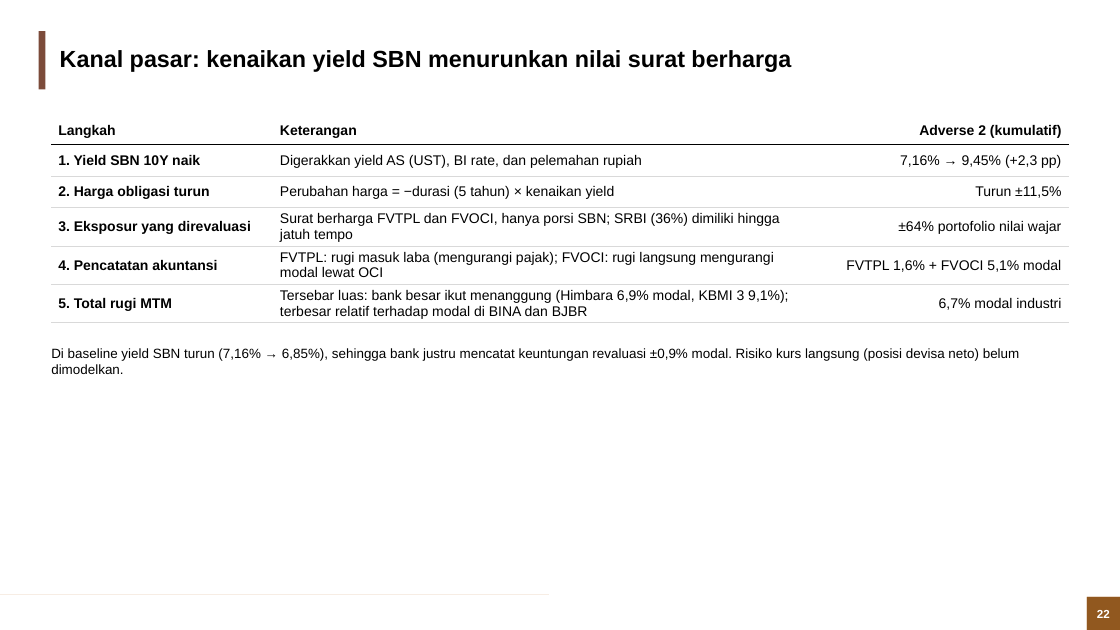
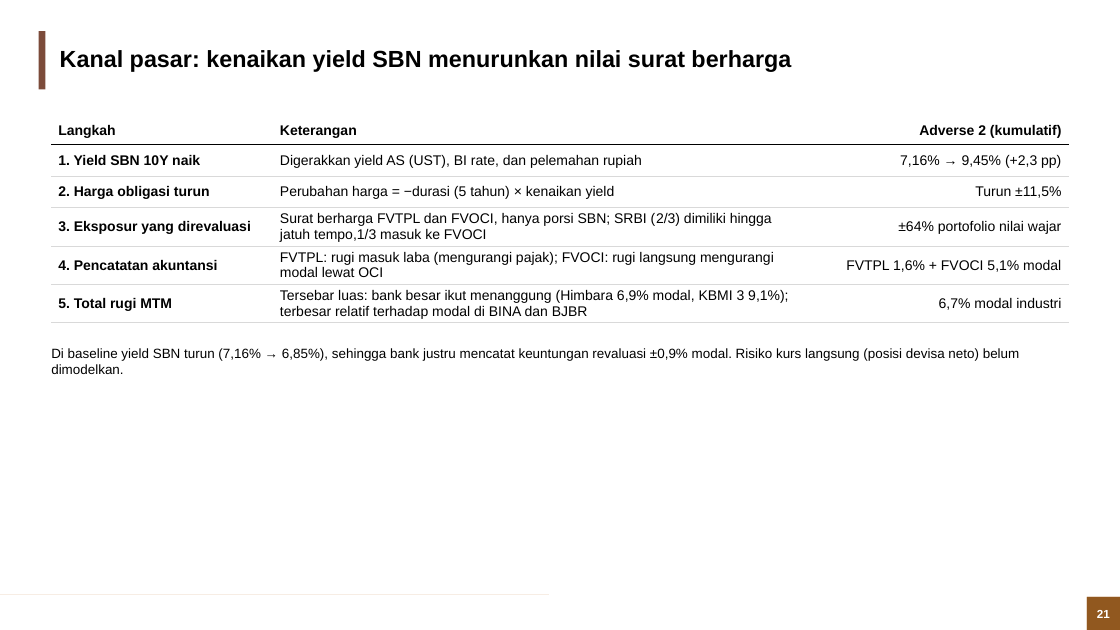
Before and after one commit to muhamadhaikal128/banking-stress-test, a slide deck: slide 21 of Banking Stress Test (Solvency).pptx (slide 22 before the commit). Drawn at 1120x630 pixels with LibreOffice and Linux fonts; fonts in the diff are those of the drawing; background and template pictures are left out. Boxes give left, top, right and bottom in pixels: in the first picture for what was removed or moved away, otherwise in the second. Text is boxed around its words. In the diff, an @@ line names an element or a change of style, - is before the commit and + after.

```diff
--- a/Banking Stress Test (Solvency).pptx
+++ b/Banking Stress Test (Solvency).pptx
@@ table at (51,117,1069,329) @@
-row 4, column 2: Surat berharga FVTPL dan FVOCI, hanya porsi SBN; SRBI (36%) dimiliki hingga jatuh tempo
+row 4, column 2: Surat berharga FVTPL dan FVOCI, hanya porsi SBN; SRBI (2/3) dimiliki hingga jatuh tempo,1/3 masuk ke FVOCI
@@ page number at (1097,610,1110,618): text changed @@
-22
+21
```
Also in this commit, not shown: 35 other slides changed, 1 slide removed, 1 other file.
